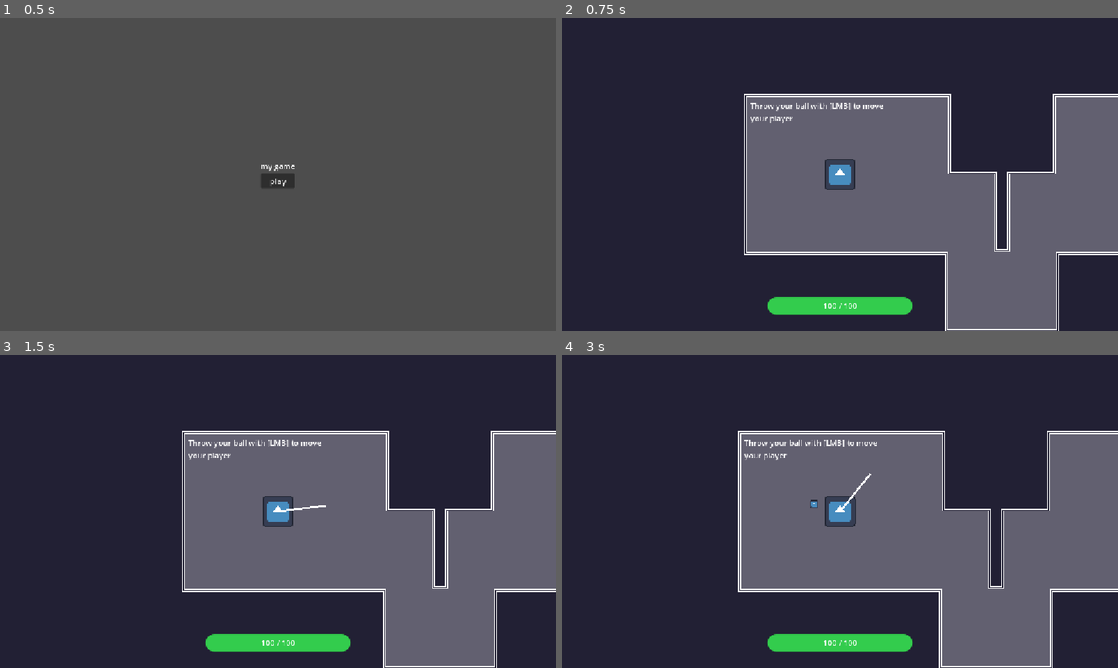
Above: before the commit, frames 1-4 (two rows, left to right).
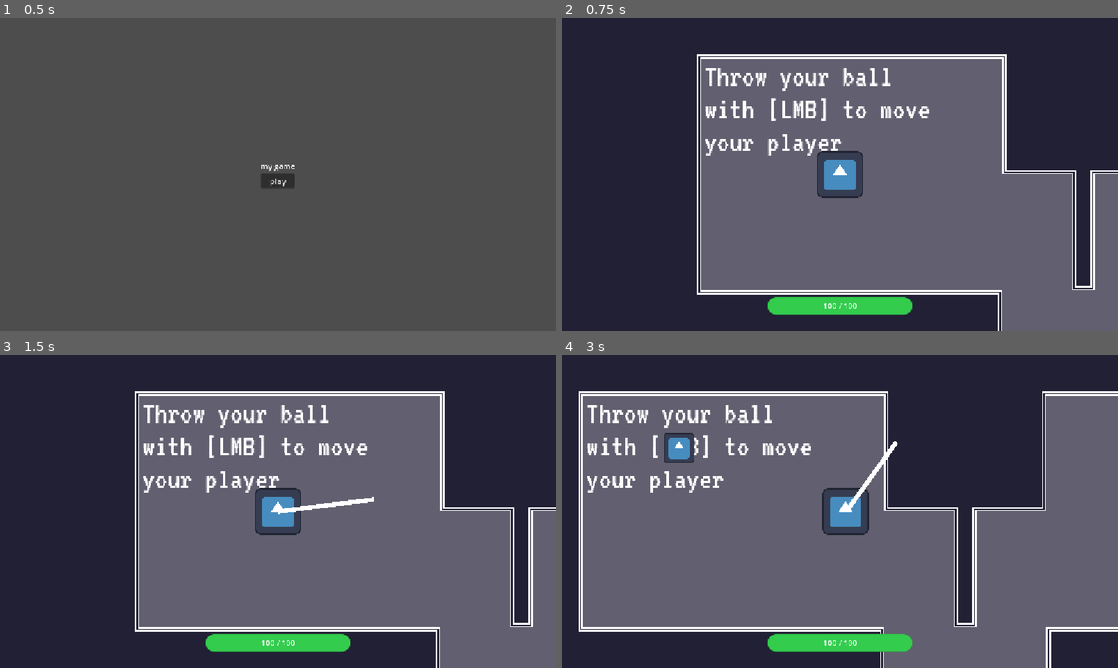
Above: after the commit, the same moments.

Repository: helladecimal/throwmania
Game: Godot game, scene res://scenes/ui.tscn
Same seed, same stepped clock (60 frames per second), same inputs: the game is played once before the commit and once after it. The engine's default icon, where the game draws it, is replaced by a stand-in: a white triangle on a blue panel in a dark square.
Inputs (mouse positions are in pixels of both pictures, inside the frame that each line leads up to):
- Up to frame 1 (0.5 s): no input
- Up to frame 2 (0.75 s): click "play" at 0.5 s
- Up to frame 3 (1.5 s): tap Enter at 1.25 s; move the mouse to (400, 495) at 1.27 s; press the mouse at (400, 495) at 1.28 s; hold Right from 1.28 s (still down)
- Up to frame 4 (3 s): tap Space at 2 s; move the mouse to (728, 527) at 2.02 s; release Right at 2.03 s; release the mouse at (728, 527) at 2.03 s; hold Down 2.03-2.78 s; click (728, 527) at 2.1 s; move the mouse to (895, 442) at 2.77 s; press the mouse at (895, 442) at 2.78 s; hold Right from 2.78 s (still down); tap Alt at 2.85 s

Frame 1 is identical in both runs. In frame 2, 31% of the frame differs, in the area x 24-100%, y 11-100%; in frame 3, 31%; in frame 4, 42%, in the area x 3-100%, y 11-100%.

Commit message:
scale stuff up

Diff:
--- a/scenes/ball.tscn
+++ b/scenes/ball.tscn
@@ -8,7 +8,7 @@
 bounce = 1.0
 
 [sub_resource type="CircleShape2D" id="CircleShape2D_cxlvu"]
-radius = 16.0
+radius = 19.199999
 
 [node name="Ball" type="RigidBody2D" unique_id=336183156]
 physics_material_override = SubResource("PhysicsMaterial_cxlvu")
@@ -18,11 +18,12 @@
 script = ExtResource("1_cxlvu")
 
 [node name="CollisionShape2D" type="CollisionShape2D" parent="." unique_id=2055469394]
+scale = Vector2(2.5, 2.5)
 shape = SubResource("CircleShape2D_cxlvu")
 debug_color = Color(0.9771052, 0, 0.41036576, 0.41960785)
 
 [node name="Sprite2D" type="Sprite2D" parent="." unique_id=1496947324]
-scale = Vector2(0.125, 0.125)
+scale = Vector2(0.5, 0.5)
 texture = ExtResource("1_7s4qf")
 
 [node name="Despawn" type="Timer" parent="." unique_id=1656821915]
--- a/scenes/main.tscn
+++ b/scenes/main.tscn
@@ -2,6 +2,7 @@
 
 [ext_resource type="PackedScene" uid="uid://n4tt7ta0rue2" path="res://scenes/player.tscn" id="1_o5qli"]
 [ext_resource type="Script" uid="uid://ded46xtk20tm3" path="res://scripts/player.gd" id="2_sugp2"]
+[ext_resource type="FontFile" uid="uid://cq21812qm3heh" path="res://assets/VT323-Regular.ttf" id="2_tbgi4"]
 [ext_resource type="Texture2D" uid="uid://b586qf1o2ecxo" path="res://assets/textures.png" id="3_jyhfs"]
 [ext_resource type="Script" uid="uid://c3pbqk02tj1u4" path="res://scripts/hud.gd" id="4_jyhfs"]
 
@@ -27,7 +28,9 @@
 physics_layer_0/collision_layer = 1
 sources/0 = SubResource("TileSetAtlasSource_tbgi4")
 
-[sub_resource type="LabelSettings" id="LabelSettings_yf5fn"]
+[sub_resource type="LabelSettings" id="LabelSettings_jyhfs"]
+font = ExtResource("2_tbgi4")
+font_size = 65
 
 [node name="Main" type="Node" unique_id=513866493]
 
@@ -38,23 +41,23 @@
 [node name="Level 1" type="Node2D" parent="Main2D/Current Level" unique_id=1546256148]
 
 [node name="BG" type="TileMapLayer" parent="Main2D/Current Level/Level 1" unique_id=929374608]
-scale = Vector2(2, 2)
+scale = Vector2(3, 3)
 tile_map_data = PackedByteArray("AAD7//r/AAAHAAAAAAD8//r/AAAHAAAAAAD9//r/AAAHAAAAAAD+//r/AAAHAAAAAAD///r/AAAHAAAAAAAAAP …(133504 unchanged characters)…
 tile_set = SubResource("TileSet_g4v7s")
 
 [node name="FG" type="TileMapLayer" parent="Main2D/Current Level/Level 1" unique_id=1801192974]
-scale = Vector2(2, 2)
+scale = Vector2(3, 3)
 tile_map_data = PackedByteArray("AAD7//r/AAAAAAAAAFD8//r/AAAAAAAAAFD9//r/AAAAAAAAAFD+//r/AAAAAAAAAFD///r/AAAAAAAAAFAAAP …(128304 unchanged characters)…
 tile_set = SubResource("TileSet_g4v7s")
 
 [node name="RichTextLabel" type="Label" parent="Main2D/Current Level/Level 1" unique_id=1927350377]
 texture_filter = 1
-offset_left = -186.0
-offset_top = -154.0
-offset_right = 115.0
-offset_bottom = -3.0
+offset_left = -281.0
+offset_top = -236.0
+offset_right = 261.0
+offset_bottom = -35.0
 text = "Throw your ball with [LMB] to move your player"
-label_settings = SubResource("LabelSettings_yf5fn")
+label_settings = SubResource("LabelSettings_jyhfs")
 autowrap_mode = 2
 
 [node name="Player" parent="Main2D" unique_id=405129931 instance=ExtResource("1_o5qli")]
--- a/scenes/player.tscn
+++ b/scenes/player.tscn
@@ -13,23 +13,25 @@
 physics_material_override = SubResource("PhysicsMaterial_cxlvu")
 
 [node name="Sprite2D" type="Sprite2D" parent="." unique_id=1994624335]
-scale = Vector2(0.5, 0.5)
+position = Vector2(-2.5629997e-06, -2.5629997e-06)
+scale = Vector2(0.75, 0.75)
 texture = ExtResource("1_3vyb7")
 
 [node name="CollisionShape2D" type="CollisionShape2D" parent="." unique_id=1692427593]
-scale = Vector2(2, 2)
+scale = Vector2(3, 3)
 shape = SubResource("RectangleShape2D_nt7q6")
 
 [node name="powerbar" type="ColorRect" parent="." unique_id=1020938486]
 anchors_preset = 5
 anchor_left = 0.5
 anchor_right = 0.5
-offset_left = -2.0
-offset_right = 2.0
-offset_bottom = 16.0
+offset_left = -7.8769855
+offset_top = -3.337223
+offset_right = 1.4570484
+offset_bottom = 44.63409
 grow_horizontal = 2
 rotation = -1.5707964
-pivot_offset = Vector2(2, 0)
+pivot_offset = Vector2(7.940613, 0.063627355)
 
 [node name="RayCast2D" type="RayCast2D" parent="." unique_id=607625689]
 target_position = Vector2(64, 0)
--- a/scripts/player.gd
+++ b/scripts/player.gd
@@ -6,7 +6,7 @@
 @onready var powerbar: ColorRect = $powerbar
 @onready var ray: RayCast2D = $RayCast2D
 
-var power = 300.0
+var power = 450.0
 # Called when the node enters the scene tree for the first time.
 func _ready() -> void:
 	pass # Replace with function body.
@@ -19,9 +19,9 @@
 	var ball: Ball = ball_sc.instantiate()
 
 	print(ray.get_collider())
-	ray.target_position = mouse_pos.normalized() * 32
+	ray.target_position = mouse_pos.normalized() * 128
 	print(position.distance_to(ray.get_collision_point()))
-	var ray_offset = (position.distance_to(ray.get_collision_point()) + 2) if ray.is_colliding() else 32
+	var ray_offset = (position.distance_to(ray.get_collision_point()) + 2) if ray.is_colliding() else 128
 	var offset = mouse_pos.normalized() * ray_offset
 	ball.position = position + offset
 	get_tree().root.add_child(ball)
@@ -36,7 +36,7 @@
 func _process(delta: float) -> void:
 	mouse_pos = get_local_mouse_position()
 
-	var ball_speed = mouse_pos.length() if mouse_pos.length() < 100 else 100
+	var ball_speed = mouse_pos.length() if mouse_pos.length() < 200 else 200
 	if not moving and Input.is_action_pressed("LMB"):
 
 		print(ball_speed)
